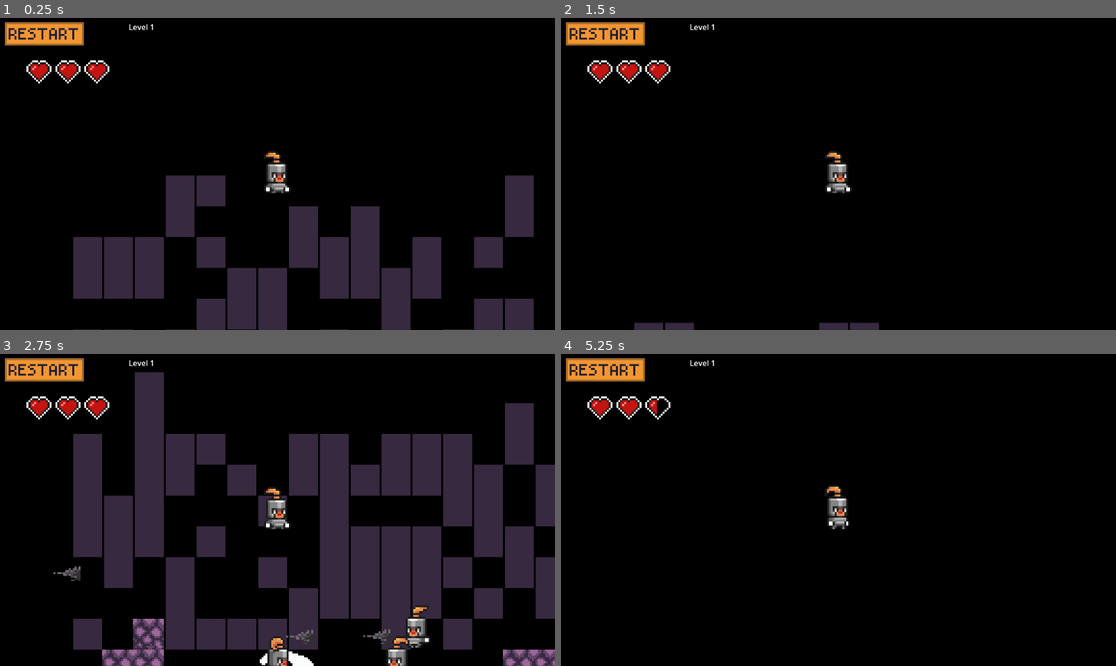
Above: before the commit, frames 1-4 (two rows, left to right).
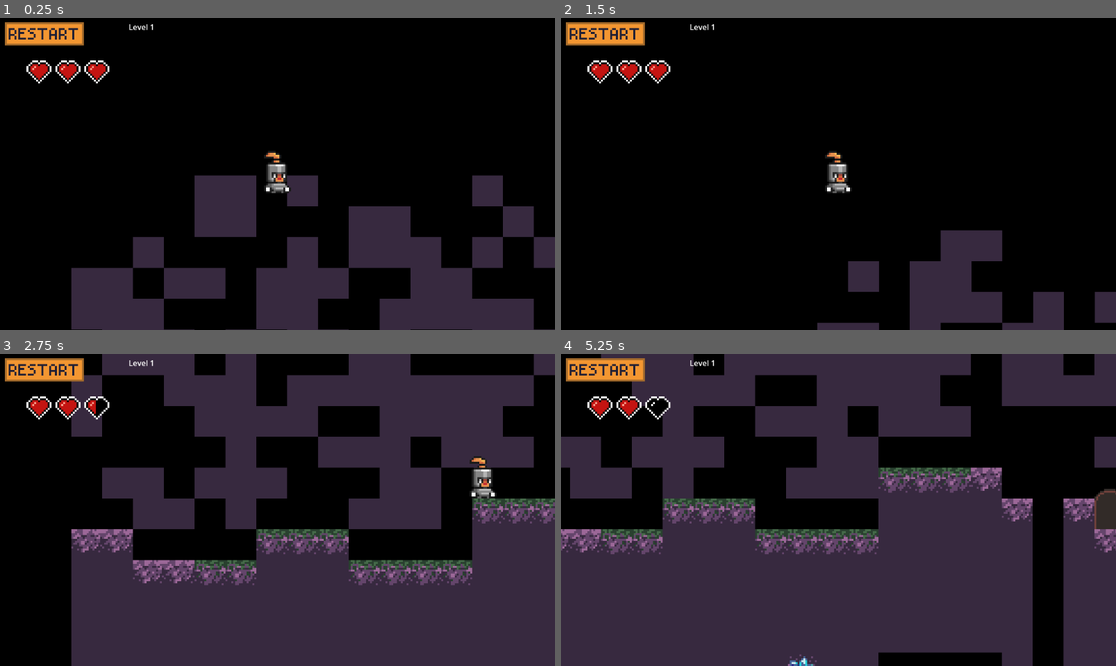
Above: after the commit, the same moments.

Repository: MickeTHS/dtj36_20_team9
Game: Godot game, scene res://Main.tscn
The game is run twice, just before and just after one commit, with the same random seed, the same clock (stepped at 60 frames per second) and the same inputs.
Inputs (mouse positions are in pixels of both pictures, inside the frame that each line leads up to):
- Up to frame 1 (0.25 s): no input
- Up to frame 2 (1.5 s): click (605, 33) at 0.5 s; click (605, 33) at 1.25 s
- Up to frame 3 (2.75 s): click (44, 369) at 2 s
- Up to frame 4 (5.25 s): tap Enter (attack) at 2.75, 3.6, 5.1 s; hold D (right) 2.78-4.28 s; tap Space (jump) at 2.85, 3.02, 3.32, 3.77, 3.8, 4.07, 4.35 s; hold A (left) 4.28-5.03 s; hold D (right) from 5.03 s (still down)

The runs differ from the first frame. In frame 1, 18% of the frame differs, in the area x 12-100%, y 50-100%; in frame 2, 6.0%; in frame 3, 55%; in frame 4, 71%, in the area x 0-100%, y 0-100%.

Commit message:
updated tileset

Diff:
--- a/Main.tscn
+++ b/Main.tscn
@@ -323,6 +323,10 @@
 background_tilemap = NodePath("../Level/TileMapLayerBg")
 level_width = 25
 gap_chance = 0.08
+surface_tiles = Array[Vector2i]([Vector2i(1, 0), Vector2i(0, 1)])
+soil_tiles = Array[Vector2i]([Vector2i(1, 1)])
+rare_soil_tiles = Array[Vector2i]([Vector2i(2, 2)])
+rare_soil_chance = 0.02
 background_tiles = Array[Vector2i]([Vector2i(1, 1)])
 
 [node name="UILayer" type="CanvasLayer" parent="." node_paths=PackedStringArray("restart_button", "level_label", "heart0", "heart1", "heart2")]
--- a/scripts/platform_generator.gd
+++ b/scripts/platform_generator.gd
@@ -1,4 +1,5 @@
-class_name PlatformGenerator extends Node2D
+class_name PlatformGenerator
+extends Node2D
 
 @export var door_area: Area2D   # The Area2D door instance to move
 
@@ -9,37 +10,59 @@
 @export var level_width: int = 200
 @export var min_ground_y: int = 8
 @export var max_ground_y: int = 14
-@export var solid_depth: int = 4
+@export var solid_depth: int = 6     # We will use: surface + subsurface + deep soil
 
 @export var max_jump_gap: int = 3
 @export var max_pit_width: int = 10
 @export var max_step_height: int = 2
 
 @export_range(0.0, 1.0, 0.01)
-var uneven_chance: float = 0.4 # How often to make height changes (slopes)
+var uneven_chance: float = 0.4
 
 @export_range(0.0, 1.0, 0.01)
 var gap_chance: float = 0.25
 
-# ====== TILESET SETTINGS ======
+
+# ====== NEW STRUCTURED TERRAIN TILE SETTINGS ======
 @export var ground_source_id: int = 0
-@export var ground_tiles: Array[Vector2i] = []
-
+
+# Visible top of ground (floor)
+@export var surface_tiles: Array[Vector2i] = []     # 2–3 different floor variants
+@export var surface_min_run: int = 2
+@export var surface_max_run: int = 4
+
+# The row directly under the floor
+@export var subsurface_tiles: Array[Vector2i] = []  # typically "edge" dirt visuals
+
+# Deep soil tiles (base)
+@export var soil_tile: Vector2i = Vector2i.ZERO
+@export var soil_tiles: Array[Vector2i] = []
+
+# Rare "special" soil tiles
+@export var rare_soil_tiles: Array[Vector2i] = []
+@export_range(0.0, 1.0, 0.01)
+var rare_soil_chance: float = 0.05
+
+
+# ====== BACKGROUND SETTINGS ======
 @export var background_source_id: int = 0
 @export var background_tiles: Array[Vector2i] = []
 
+@export var background_band_height: int = 8
+@export_range(0.0, 1.0, 0.01)
+var background_fill_chance: float = 0.6
+
 @export var door_offset_from_end: int = 5
 
 
-# Background generation settings
-@export var background_band_height: int = 8        # tiles above ground to consider
-@export_range(0.0, 1.0, 0.01)
-var background_fill_chance: float = 0.6           # how full the background is
-
-
+# ====== INTERNAL ======
 var rng := RandomNumberGenerator.new()
-
 var last_ground_heights: Array = []
+
+# Surface tile run state
+var _surface_run_remaining: int = 0
+var _current_surface_tile: Vector2i = Vector2i.ZERO
+
 
 func _ready() -> void:
 	rng.randomize()
@@ -57,6 +80,7 @@
 
 	var ground_heights := _generate_ground_profile()
 	last_ground_heights = ground_heights
+
 	_paint_ground(ground_heights)
 	_add_rescue_platforms(ground_heights)
 	_paint_background(ground_heights)
@@ -64,6 +88,9 @@
 
 
 
+# ------------------------------------------------------------
+# HEIGHT PROFILE (SLOPES, GAPS)
+# ------------------------------------------------------------
 func _generate_ground_profile() -> Array:
 	var heights: Array = []
 	var current_y: int = rng.randi_range(min_ground_y, max_ground_y)
@@ -72,18 +99,15 @@
 	for x in range(level_width):
 		var try_gap := rng.randf() < gap_chance
 
-		# Try to make a gap
 		if try_gap and gap_len < max_pit_width:
 			heights.append(null)
 			gap_len += 1
 		else:
 			gap_len = 0
 
-			# Decide whether to change height or stay flat
 			var delta := 0
-			if rng.randf() < uneven_chance and max_step_height > 0:
+			if rng.randf() < uneven_chance:
 				delta = rng.randi_range(-max_step_height, max_step_height)
-				# Make sure we actually change, not always 0
 				if delta == 0:
 					delta = 1 if rng.randf() < 0.5 else -1
 
@@ -93,18 +117,85 @@
 	return heights
 
 
+
+# ------------------------------------------------------------
+# STRUCTURED TERRAIN PAINTING
+# ------------------------------------------------------------
 func _paint_ground(heights: Array) -> void:
+	_surface_run_remaining = 0
+	_current_surface_tile = Vector2i.ZERO
+
 	for x in range(heights.size()):
 		var h = heights[x]
 		if h == null:
 			continue
 
-		for d in range(solid_depth):
-			var pos := Vector2i(x, h + d)
-			var atlas := _get_random_ground_tile()
-			ground_tilemap.set_cell(pos, ground_source_id, atlas)
-
-
+		var surface_y := int(h)
+
+		# --- SURFACE / FLOOR ---
+		var surface_pos := Vector2i(x, surface_y)
+		var surf_tile := _next_surface_tile()
+		ground_tilemap.set_cell(surface_pos, ground_source_id, surf_tile)
+
+		# --- SUBSURFACE ---
+		if solid_depth > 1:
+			var sub_pos := Vector2i(x, surface_y + 1)
+			var sub_tile := _get_subsurface_tile()
+			ground_tilemap.set_cell(sub_pos, ground_source_id, sub_tile)
+
+		# --- DEEP SOIL ---
+		for d in range(2, solid_depth):
+			var pos := Vector2i(x, surface_y + d)
+			var soil := _get_deep_soil_tile()
+			ground_tilemap.set_cell(pos, ground_source_id, soil)
+
+
+
+# ------------------------------------------------------------
+# SURFACE / SUBSURFACE / SOIL TILE HELPERS
+# ------------------------------------------------------------
+func _next_surface_tile() -> Vector2i:
+	if surface_tiles.is_empty():
+		return _fallback_ground()
+
+	if _surface_run_remaining <= 0:
+		_current_surface_tile = surface_tiles[rng.randi() % surface_tiles.size()]
+		var min_run : int = max(surface_min_run, 1)
+		var max_run : int = max(surface_max_run, min_run)
+		_surface_run_remaining = rng.randi_range(min_run, max_run)
+
+	_surface_run_remaining -= 1
+	return _current_surface_tile
+
+
+func _get_subsurface_tile() -> Vector2i:
+	if not subsurface_tiles.is_empty():
+		return subsurface_tiles[rng.randi() % subsurface_tiles.size()]
+	return _get_soil_tile()
+
+
+func _get_soil_tile() -> Vector2i:
+	if not soil_tiles.is_empty():
+		return soil_tiles[rng.randi() % soil_tiles.size()]
+	if soil_tile != Vector2i.ZERO:
+		return soil_tile
+	return _fallback_ground()
+
+
+func _get_deep_soil_tile() -> Vector2i:
+	if not rare_soil_tiles.is_empty() and rng.randf() < rare_soil_chance:
+		return rare_soil_tiles[rng.randi() % rare_soil_tiles.size()]
+	return _get_soil_tile()
+
+
+func _fallback_ground() -> Vector2i:
+	return Vector2i.ZERO
+
+
+
+# ------------------------------------------------------------
+# rescue platforms for large pits
+# ------------------------------------------------------------
 func _add_rescue_platforms(heights: Array) -> void:
 	var x := 0
 	while x < heights.size():
@@ -113,9 +204,8 @@
 			while x < heights.size() and heights[x] == null:
 				x += 1
 			var end := x - 1
-			var width := end - start + 1
-
-			if width > max_jump_gap:
+
+			if end - start + 1 > max_jump_gap:
 				_place_platforms_in_gap(heights, start, end)
 		else:
 			x += 1
@@ -135,97 +225,76 @@
 	else:
 		base_y = (min_ground_y + max_ground_y) / 2
 
-	var platform_y: int = base_y - 3
+	var platform_y := base_y - 3
 	var px := start + max_jump_gap
 
 	while px <= end - max_jump_gap:
-		_place_platform_column(px, platform_y)
+		var pos := Vector2i(px, platform_y)
+		var tile := _next_surface_tile()
+		ground_tilemap.set_cell(pos, ground_source_id, tile)
 		px += max_jump_gap
 
 
-func _place_platform_column(x: int, y: int) -> void:
-	if x < 0 or x >= level_width:
-		return
-
-	var atlas := _get_random_ground_tile()
-	ground_tilemap.set_cell(Vector2i(x, y), ground_source_id, atlas)
-
+
+# ------------------------------------------------------------
+# BACKGROUND
+# ------------------------------------------------------------
 func _paint_background(heights: Array) -> void:
 	if background_tilemap == null or background_tiles.is_empty():
 		return
 
-	var last_ground_y: int = min_ground_y
+	var last_y := min_ground_y
 
 	for x in range(heights.size()):
-		var h = heights[x]
-		if h != null:
-			last_ground_y = h
-
-		var ground_y := last_ground_y
-
-		# Fill a band above the ground with background tiles
-		var top_y := ground_y - background_band_height
-		var bottom_y := ground_y - 2  # leave a little air gap above the ground
+		if heights[x] != null:
+			last_y = heights[x]
+
+		var top_y := last_y - background_band_height
+		var bottom_y := last_y - 2
 
 		for y in range(top_y, bottom_y + 1):
 			if rng.randf() < background_fill_chance:
 				var pos := Vector2i(x, y)
-				var atlas := _get_random_background_tile()
-				background_tilemap.set_cell(pos, background_source_id, atlas)
-
-
-func _get_random_ground_tile() -> Vector2i:
-	if ground_tiles.is_empty():
-		return Vector2i.ZERO
-	return ground_tiles[rng.randi() % ground_tiles.size()]
-
-
-func _get_random_background_tile() -> Vector2i:
-	if background_tiles.is_empty():
-		return Vector2i.ZERO
-	return background_tiles[rng.randi() % background_tiles.size()]
-
+				var tile := background_tiles[rng.randi() % background_tiles.size()]
+				background_tilemap.set_cell(pos, background_source_id, tile)
+
+
+
+# ------------------------------------------------------------
+# PLACE EXIT DOOR AREA2D
+# ------------------------------------------------------------
 func _place_exit_door(heights: Array) -> void:
-	if ground_tilemap == null:
-		return
 	if door_area == null:
 		return
 
-	# Target X position for door
-	var target_x: int = level_width - door_offset_from_end
-	target_x = clamp(target_x, 0, heights.size() - 1)
-
-	# Find first ground tile at or before target_x
-	var x: int = target_x
-	var ground_y: int = -1  # sentinel meaning "not found yet"
+	var x : int = clamp(level_width - door_offset_from_end, 0, heights.size() - 1)
+	var ground_y := -1
 
 	while x >= 0:
-		var h = heights[x]
-		if h != null:
-			ground_y = int(h)
+		if heights[x] != null:
+			ground_y = heights[x]
 			break
 		x -= 1
 
 	if ground_y == -1:
-		# No ground near the end (rare but safe to guard)
 		door_area.visible = false
 		return
 
-	# Door bottom stands on top of the ground tile at (x, ground_y - 1)
-	var cell_pos := Vector2i(x, ground_y - 1)
-
-	# Convert tile cell → world position
-	var cell_local: Vector2 = ground_tilemap.map_to_local(cell_pos)
-	var cell_global: Vector2 = ground_tilemap.to_global(cell_local)
-
-	door_area.global_position = cell_global
+	var cell := Vector2i(x, ground_y - 1)
+	var local := ground_tilemap.map_to_local(cell)
+	var global := ground_tilemap.to_global(local)
+
+	door_area.global_position = global
 	door_area.visible = true
 
+
+
+# ------------------------------------------------------------
+# API FOR SPAWNING ENEMIES
+# ------------------------------------------------------------
 func get_ground_y_at(x: int) -> int:
 	if x < 0 or x >= last_ground_heights.size():
 		return -1
-
 	if last_ground_heights[x] == null:
 		return -1
-
 	return int(last_ground_heights[x])
Binary file changed: assets/decent_tileset1.png
